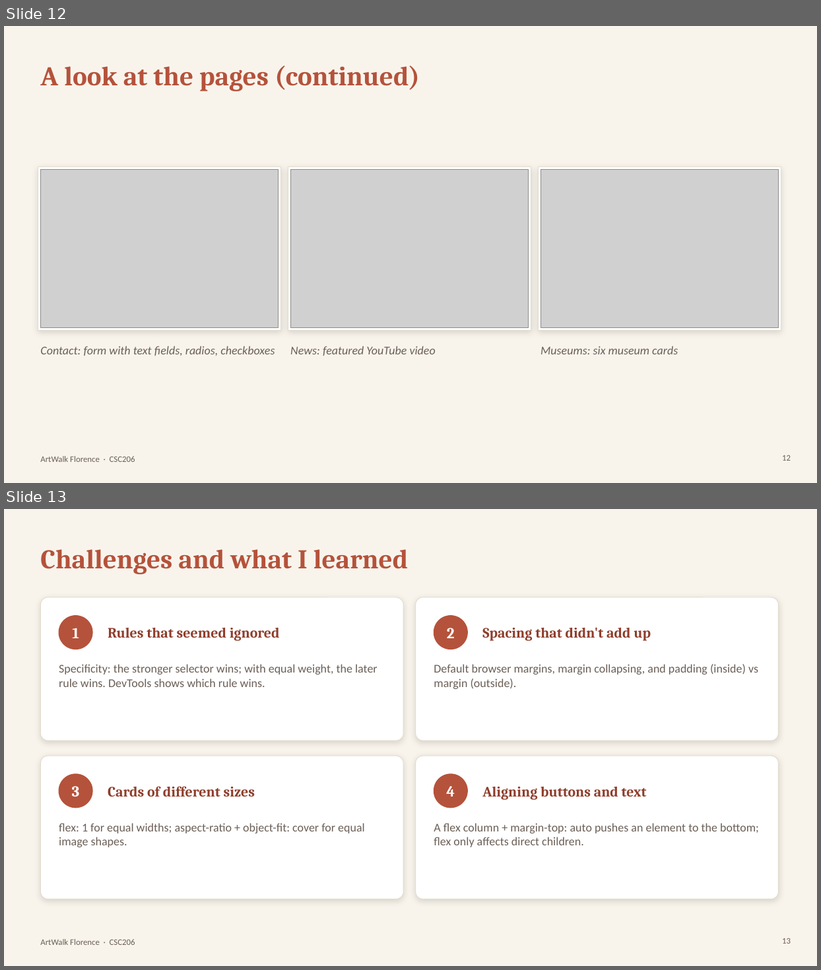
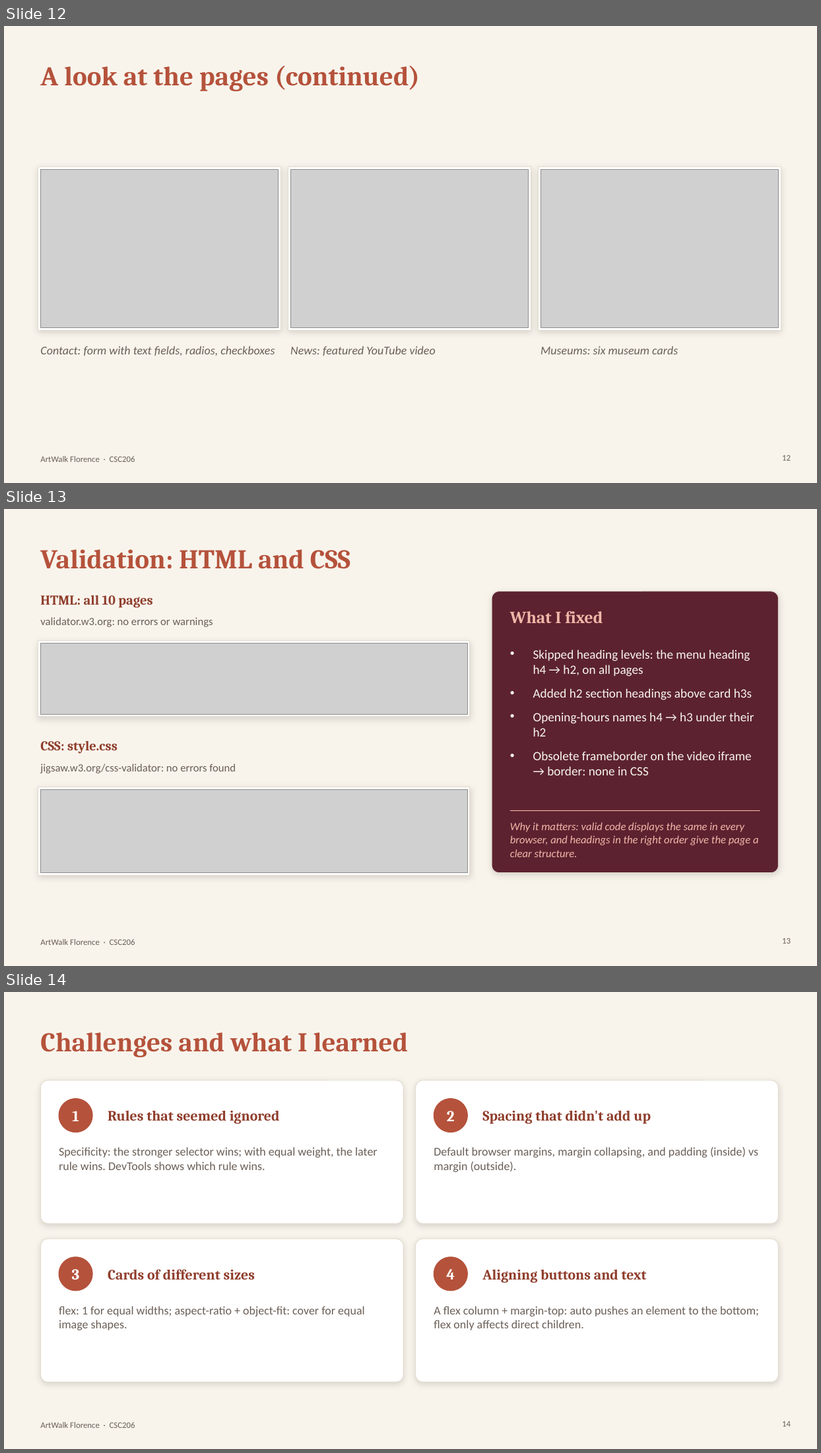
Before and after one commit to Kntouanoglou/Claude, a slide deck: artwalk-florence/presentation/ArtWalk-Florence-Presentation.pptx. Shown one above the other, each under a label of ours: slides 12 and 13 before the commit, slides 12, 13 and 14 after it. The pictures are 821x970 and 821x1453 pixels, drawn with LibreOffice and Linux fonts; fonts in the diff are those of the drawing; grey boxes stand for pictures. Boxes give left, top, right and bottom in pixels: in the first picture for what was removed or moved away, otherwise in the second. Text is boxed around its words. In the diff, an @@ line names an element or a change of style, - is before the commit and + after.

```diff
--- a/artwalk-florence/presentation/ArtWalk-Florence-Presentation.pptx
+++ b/artwalk-florence/presentation/ArtWalk-Florence-Presentation.pptx
@@ slide 13 added at <box>4,509,817,966</box>, background #F8F4EC; not listed: 1 template element that a slide beside it also shows @@
@@ title added at <box>40,549,350,569</box>, 32 pt, text #B5523B, bold @@
+Validation: HTML and CSS
@@ text added at <box>40,595,152,608</box>, 16 pt, text #8F3D2B, bold @@
+HTML: all 10 pages
@@ rounded rectangle added at <box>492,591,779,873</box>, fill #5C2230, outline #E4DCCD 0.75 pt @@
@@ text added at <box>40,617,213,627</box>, 13 pt, text #6B5F57 @@
+validator.w3.org: no errors or warnings
@@ text added at <box>510,611,603,623</box>, 20 pt, text #F0B8A8, bold @@
+What I fixed
@@ rectangle added at <box>38,641,470,717</box>, fill #FFFFFF, outline #E4DCCD 0.75 pt @@
@@ picture added at <box>40,643,467,714</box> @@
@@ text added at <box>533,650,754,776</box>, 15 pt, text #F8F4EC @@
+• Skipped heading levels: the menu heading h4 → h2, on all pages
+• Added h2 section headings above card h3s
+• Opening-hours names h4 → h3 under their h2
+• Obsolete frameborder on the video iframe → border: none in CSS
@@ text added at <box>40,741,118,754</box>, 16 pt, text #8F3D2B, bold @@
+CSS: style.css
@@ text added at <box>40,764,236,774</box>, 13 pt, text #6B5F57 @@
+jigsaw.w3.org/css-validator: no errors found
@@ rectangle added at <box>38,787,470,875</box>, fill #FFFFFF, outline #E4DCCD 0.75 pt @@
@@ picture added at <box>40,789,467,873</box> @@
@@ line added from (510, 811) to (760, 811), #F0B8A8 0.75 pt @@
@@ text added at <box>510,823,759,857</box>, 13 pt, text #F0B8A8, italic @@
+Why it matters: valid code displays the same in every browser, and headings in the right order give the page a clear structure.
@@ page number added at <box>782,939,791,944</box>, 10 pt, text #6B5F57 @@
+13
@@ what was slide 13 is now slide 14 @@
@@ page number at <box>782,1422,791,1427</box>: text changed @@
-13
+14
```
